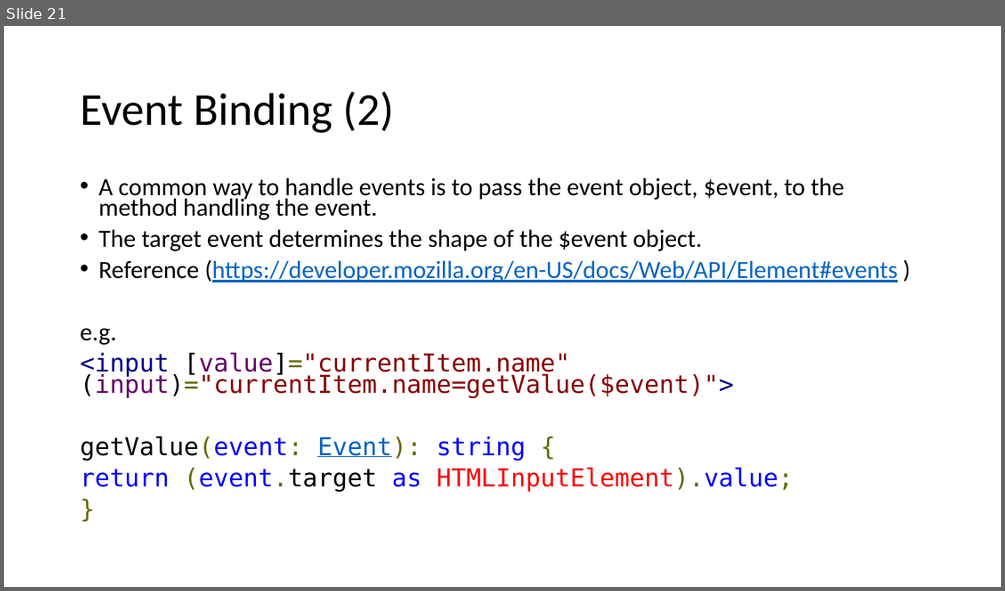
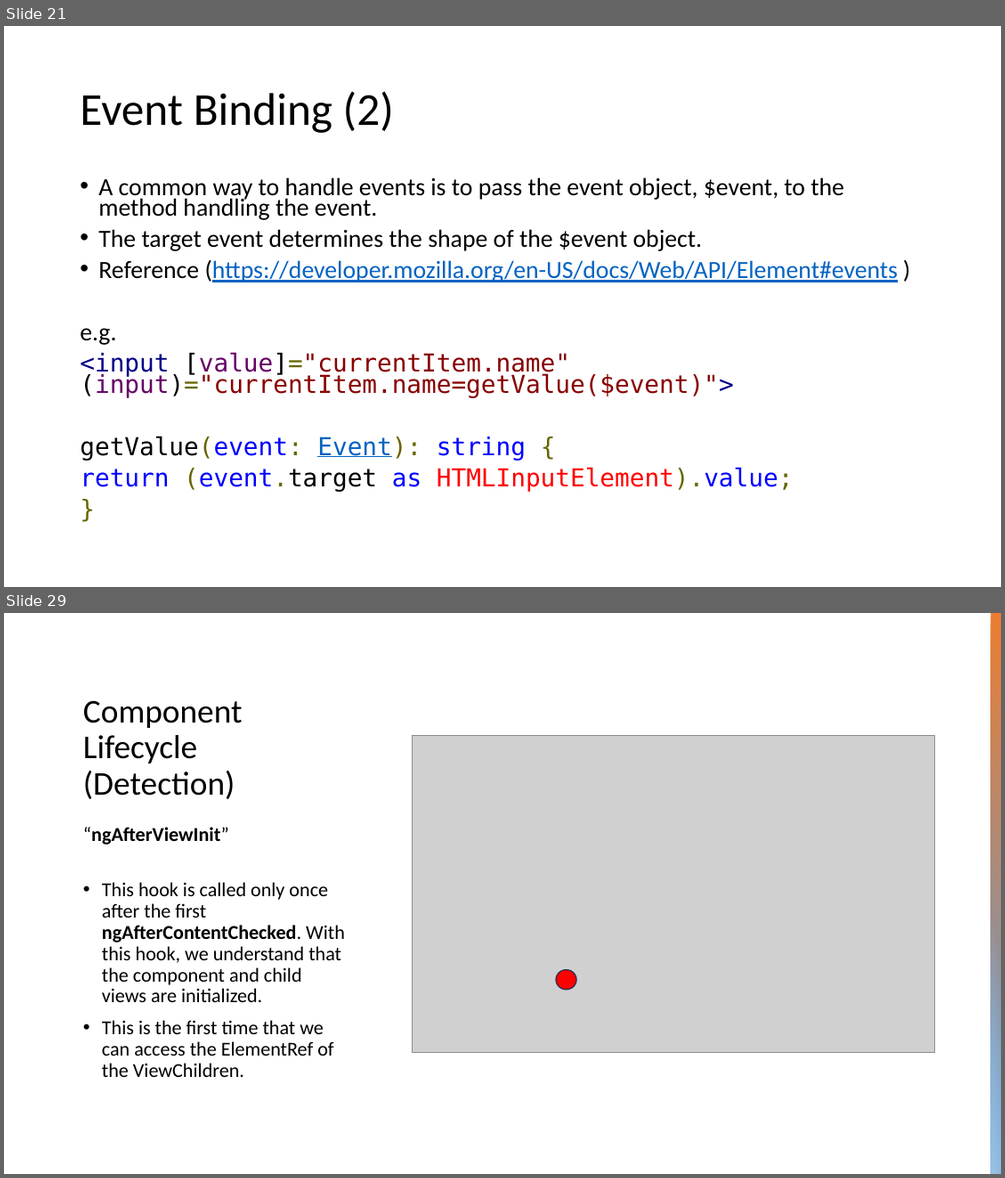
Before and after one commit to aarciab/angular, a slide deck: 1_Angular.pptx. Shown one above the other, each under a label of ours: slide 21 before the commit, slides 21 and 29 after it; the slides between them are not shown. The pictures are 1005x591 and 1005x1178 pixels, drawn with LibreOffice and Linux fonts; fonts in the diff are those of the drawing; grey boxes stand for pictures. Boxes give left, top, right and bottom in pixels: in the first picture for what was removed or moved away, otherwise in the second. Text is boxed around its words. In the diff, an @@ line names an element or a change of style, - is before the commit and + after.

```diff
--- a/1_Angular.pptx
+++ b/1_Angular.pptx
@@ slide 29 added at (4, 613, 1001, 1174), background #FFFFFF @@
@@ rectangle added at (991, 613, 1001, 1174), fill gradient #ED7D31 to #5B9BD5 @@
@@ title added at (83, 700, 243, 799), 32 pt, text #000000 @@
+Component Lifecycle (Detection)
@@ picture added at (412, 735, 934, 1052) @@
@@ text added at (83, 827, 345, 1077), 19 pt, text #000000 @@
+“ngAfterViewInit”
+• This hook is called only once after the first ngAfterContentChecked. With this hook, we understand that the component and child views are initialized.
+• This is the first time that we can access the ElementRef of the ViewChildren.
@@ rectangle added at (991, 901, 1001, 1174), fill gradient #9DC3E6 @@
@@ ellipse added at (556, 970, 577, 989), fill #FF0000, outline #1E3256 1 pt @@
```
Also in this commit, not shown: 4 slides changed, 16 other slides added, 4 slides removed, 7 other files.
